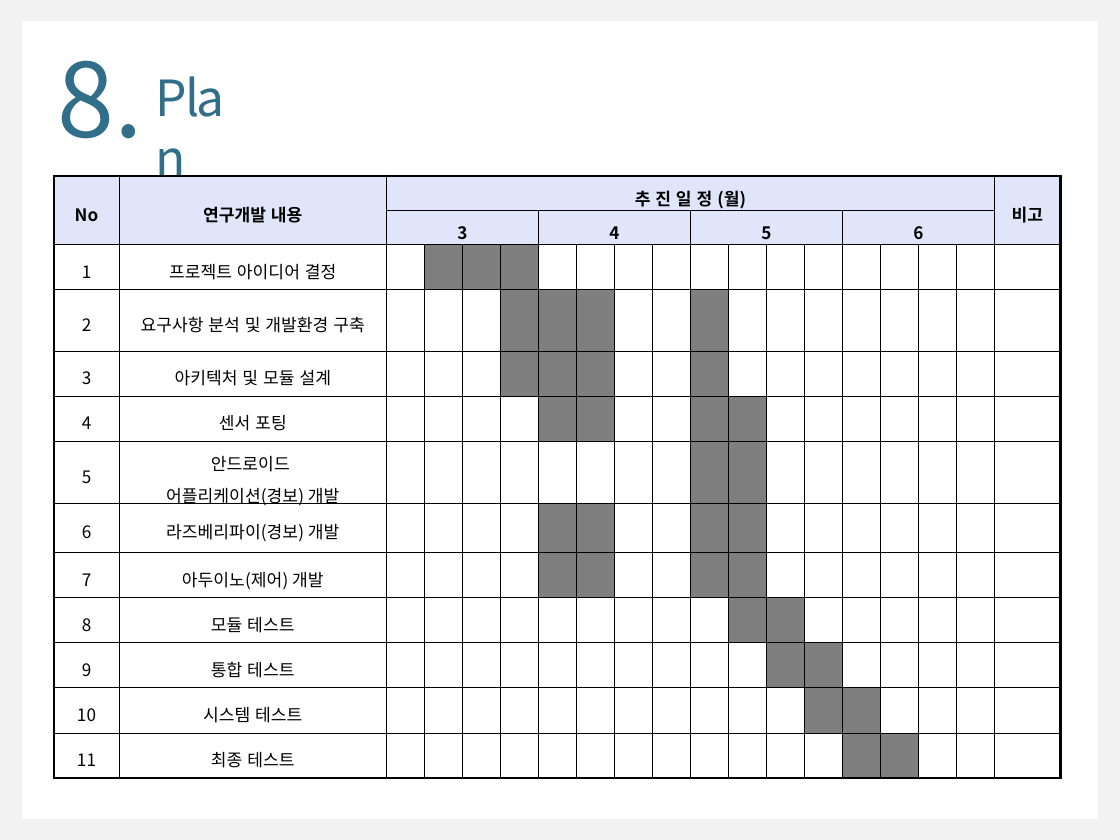
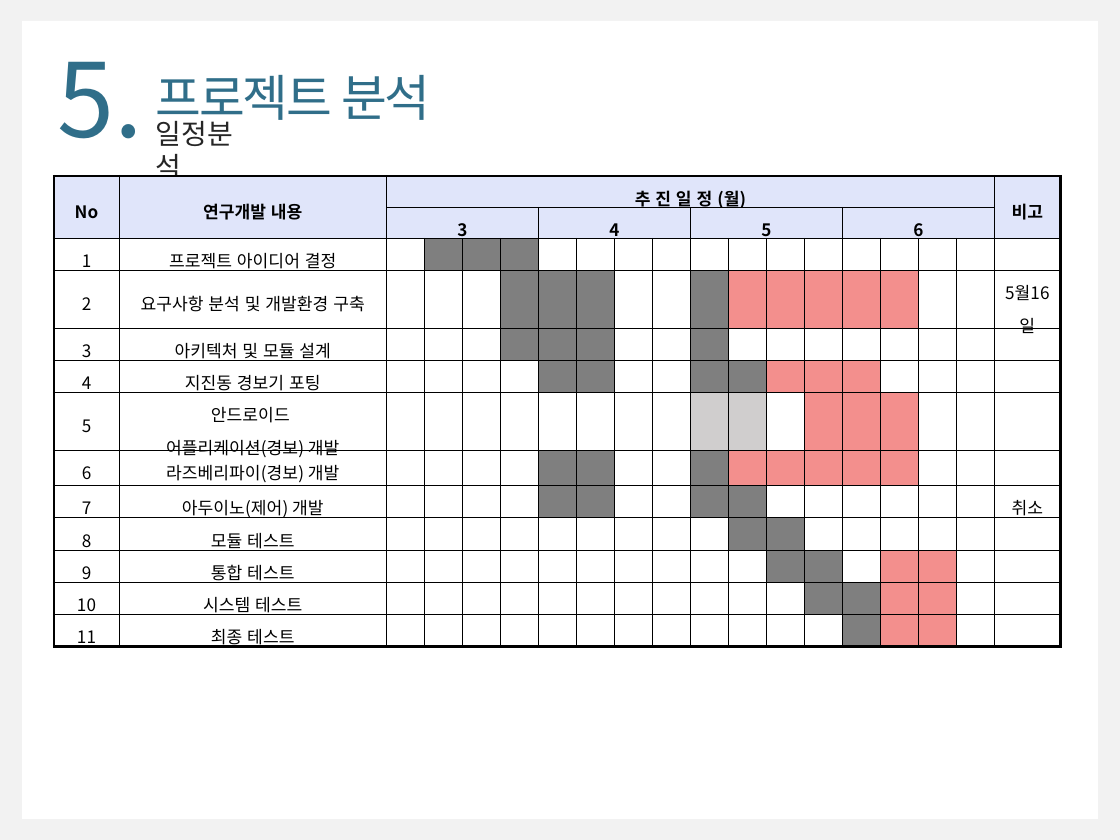
Before and after one commit to WongyuLee/KNU_SoftwareEngineering_2Team, a slide deck: slide 18 of doc/SoftwareEngineering_2Team(최종).pptx (slide 17 before the commit). Drawn at 1120x840 pixels with LibreOffice and Linux fonts; fonts in the diff are those of the drawing. Boxes give left, top, right and bottom in pixels: in the first picture for what was removed or moved away, otherwise in the second. Text is boxed around its words. In the diff, an @@ line names an element or a change of style, - is before the commit and + after.

Commit message:
Update

```diff
--- a/doc/SoftwareEngineering_2Team(최종).pptx
+++ b/doc/SoftwareEngineering_2Team(최종).pptx
@@ text at [58,61,144,139]: text changed @@
-8.
+5.
@@ text removed at [144,62,255,133] @@
-Plan
@@ text added at [156,75,430,129], 32 pt, text #306E89 @@
+프로젝트 분석
@@ text added at [156,121,233,177], 18 pt, text #262626 @@
+일정분석
@@ table at [54,176,1062,652] @@
-row 4, column 19: 
+row 4, column 19: 5월16일
-row 6, column 2: 센서 포팅
+row 6, column 2: 지진동 경보기 포팅
-row 9, column 19: 
+row 9, column 19: 취소
@@ fill #7F7F7F to #D0CECE in 2 cells @@
@@ fill #7F7F7F to #F38F8D in 2 cells @@
@@ fill none to #F38F8D in row 13, column 17 @@
```
Also in this commit, not shown: 4 other slides changed, 2 slides added.
